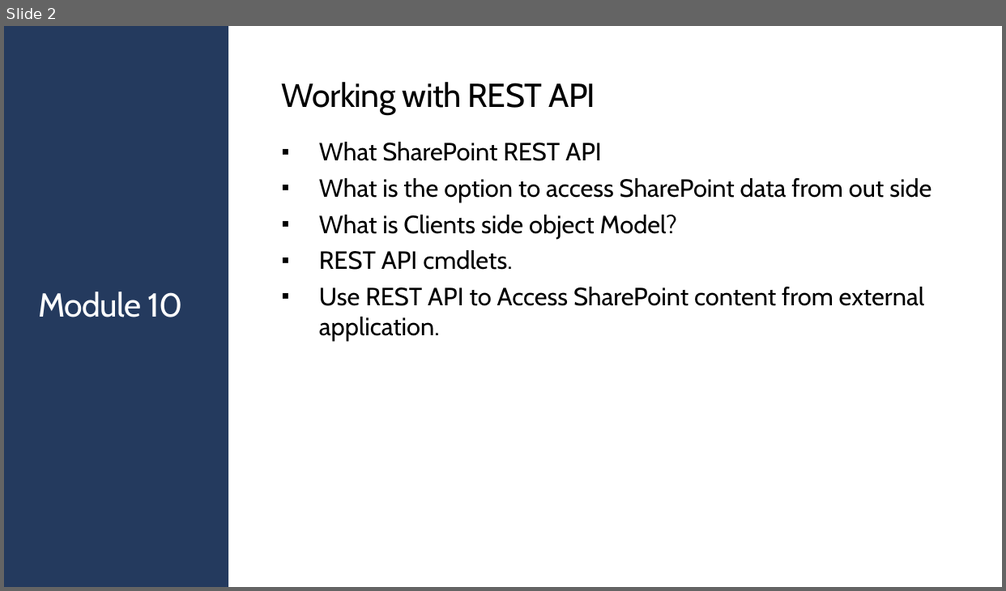
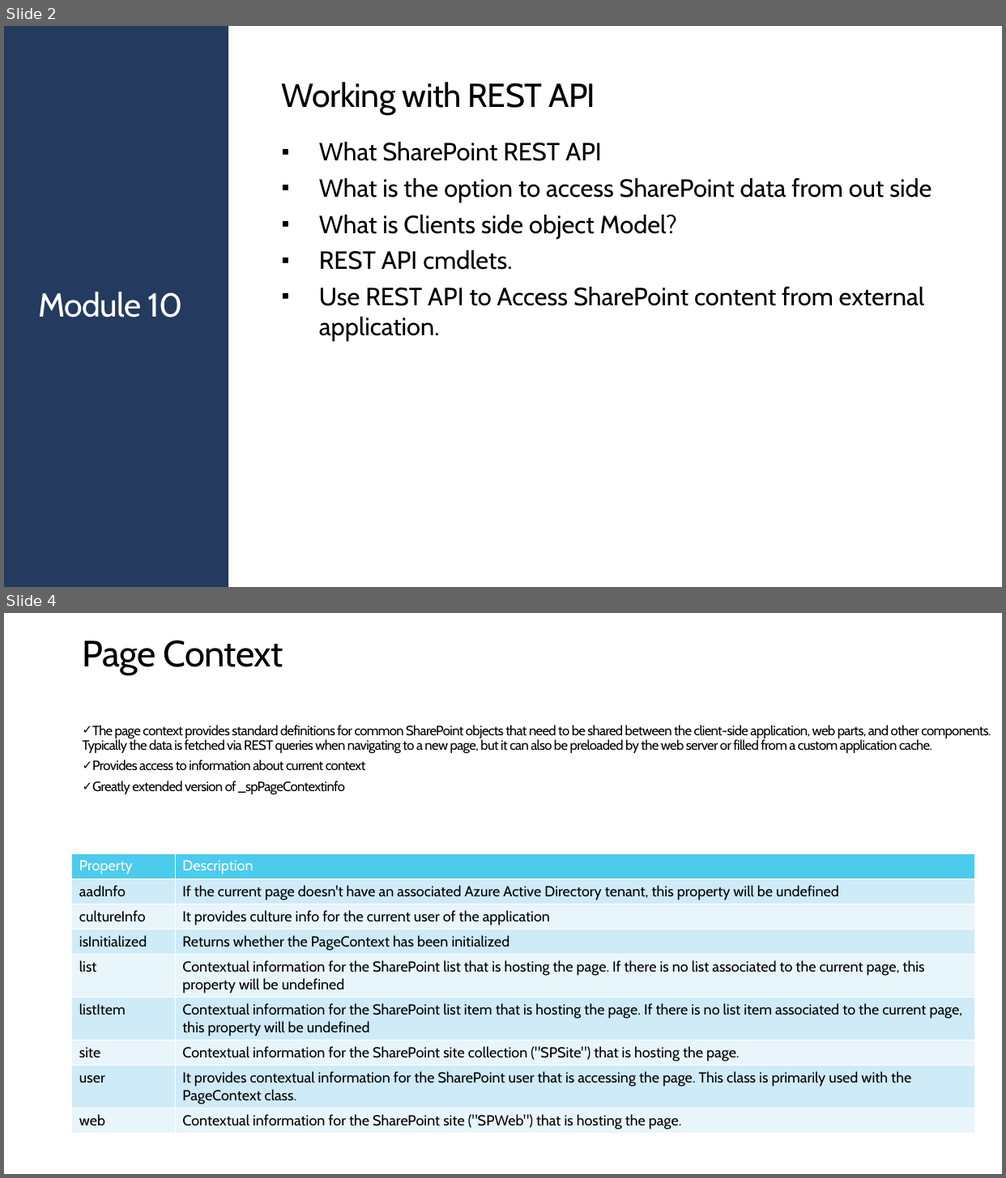
Before and after one commit to JPOWER4/SharePoint-2019-Training, a slide deck: Microsoft SharePoint 2019 Module 10.pptx. Shown one above the other, each under a label of ours: slide 2 before the commit, slides 2 and 4 after it; the slides between them are not shown. The pictures are 1006x591 and 1006x1178 pixels, drawn with LibreOffice and Linux fonts; fonts in the diff are those of the drawing; background and template pictures are left out. Boxes give left, top, right and bottom in pixels: in the first picture for what was removed or moved away, otherwise in the second. Text is boxed around its words. In the diff, an @@ line names an element or a change of style, - is before the commit and + after.

```diff
--- a/Microsoft SharePoint 2019 Module 10.pptx
+++ b/Microsoft SharePoint 2019 Module 10.pptx
@@ slide 4 added at (4, 613, 1002, 1174), background #FFFFFF @@
@@ title added at (83, 640, 283, 675), 35.3 pt, text #000000 @@
+Page Context
@@ text added at (83, 725, 991, 794), 12.9 pt, text #000000 @@
+✓ The page context provides standard definitions for common SharePoint objects that need to be shared between the client-side application, web parts, and other components. Typically the data is fetched via REST queries when navigating to a new page, but it can also be preloaded by the web server or filled from a custom application cache.
+✓ Provides access to information about current context
+✓ Greatly extended version of _spPageContextinfo
@@ table added at (72, 854, 975, 1133), 9 rows, 2 columns @@
+Property | Description
+aadInfo | If the current page doesn't have an associated Azure Active Directory tenant, this property will be undefined
+cultureInfo | It provides culture info for the current user of the application
+isInitialized | Returns whether the PageContext has been initialized
+list | Contextual information for the SharePoint list that is hosting the page. If there is no list associated to the current page, this property will be undefined
+listItem | Contextual information for the SharePoint list item that is hosting the page. If there is no list item associated to the current page, this property will be undefined
+site | Contextual information for the SharePoint site collection ("SPSite") that is hosting the page.
+user | It provides contextual information for the SharePoint user that is accessing the page. This class is primarily used with the PageContext class.
+web | Contextual information for the SharePoint site ("SPWeb") that is hosting the page.
```
Also in this commit, not shown: 4 other slides added, 5 slides removed, 2 other files.
